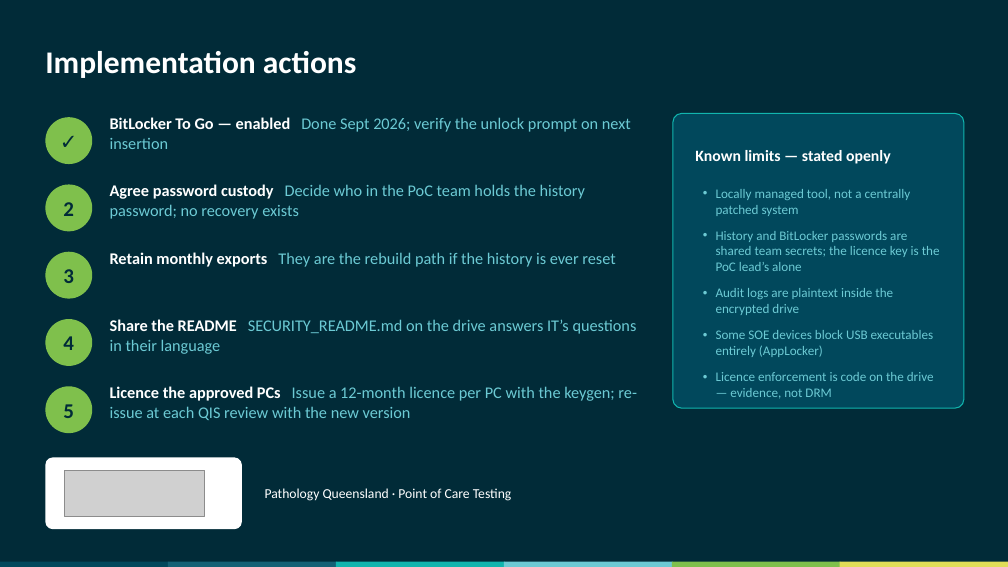
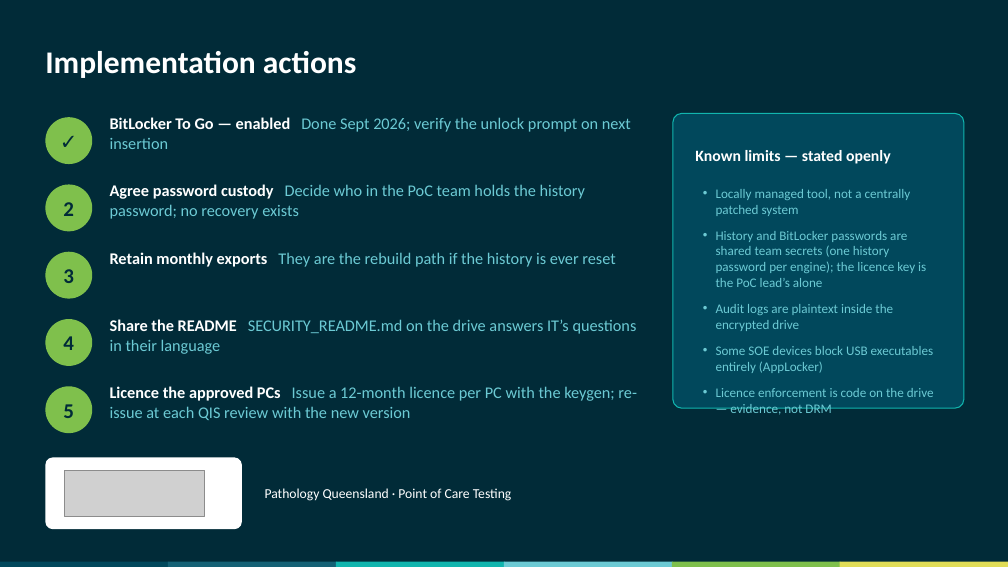
Before and after one commit to swornsealed/Report-app, a slide deck: slide 12 of PQ_Report_Generator_Security_Briefing.pptx. Drawn at 1008x567 pixels with LibreOffice and Linux fonts; fonts in the diff are those of the drawing; grey boxes stand for pictures. Boxes give left, top, right and bottom in pixels: in the first picture for what was removed or moved away, otherwise in the second. Text is boxed around its words. In the diff, an @@ line names an element or a change of style, - is before the commit and + after.

```diff
--- a/PQ_Report_Generator_Security_Briefing.pptx
+++ b/PQ_Report_Generator_Security_Briefing.pptx
@@ text at [716, 231, 926, 287]: text changed @@
-• History and BitLocker passwords are shared team secrets; the licence key is the PoC lead’s alone
+• History and BitLocker passwords are shared team secrets (one history password per engine); the licence key is the PoC lead’s alone
```
Also in this commit, not shown: 1 other slide changed, 6 other files.
